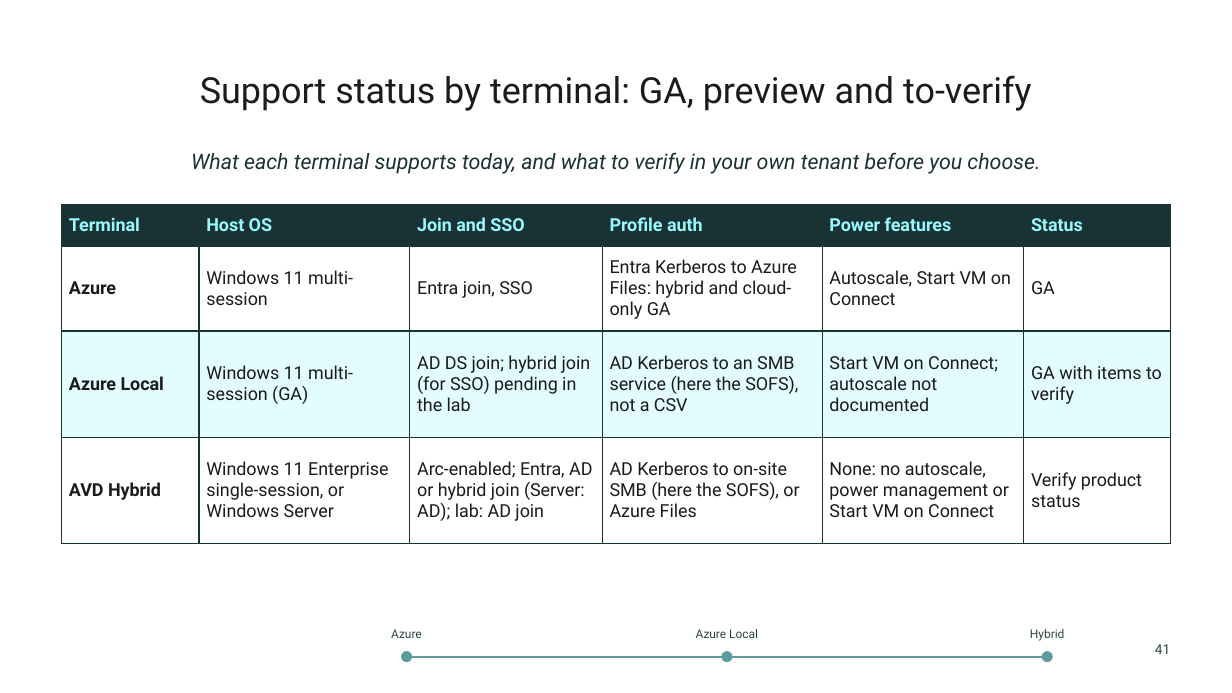
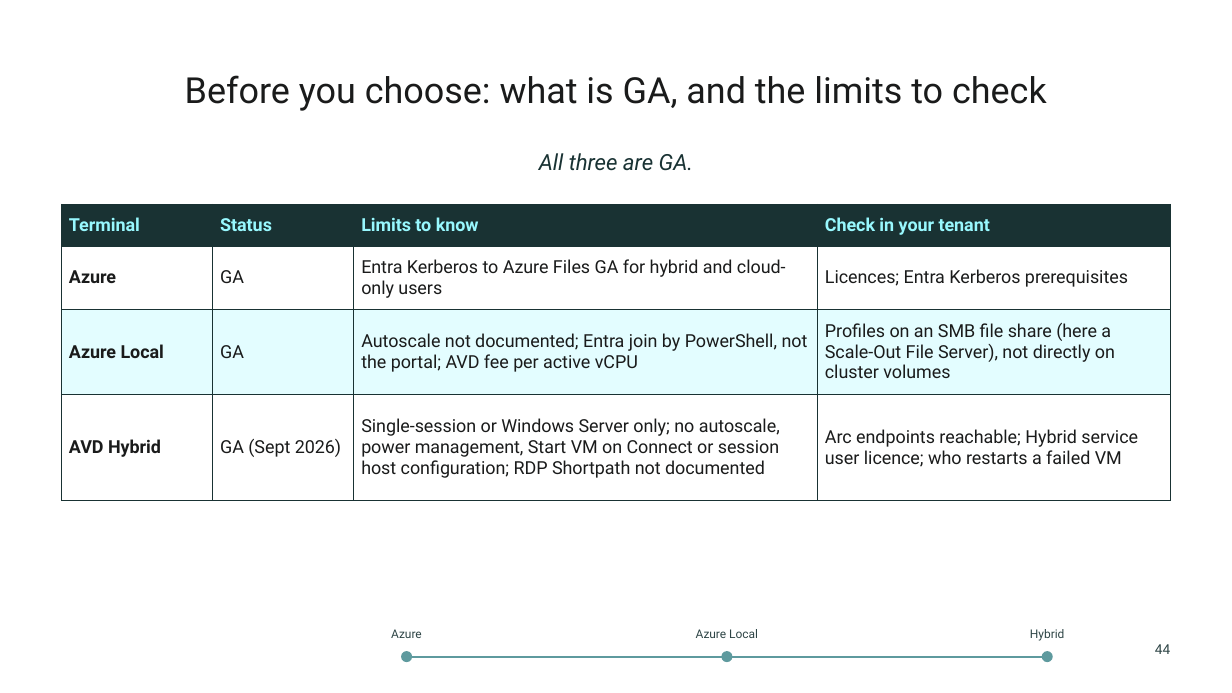
Before and after one commit to thisismydemo/nic2026_avd, a slide deck: slide 44 of presentation/AVD_Anywhere_NIC2026.pptx (slide 41 before the commit). Drawn at 1232x693 pixels with LibreOffice and Linux fonts; fonts in the diff are those of the drawing; background and template pictures are left out. Boxes give left, top, right and bottom in pixels: in the first picture for what was removed or moved away, otherwise in the second. Text is boxed around its words. In the diff, an @@ line names an element or a change of style, - is before the commit and + after.

```diff
--- a/presentation/AVD_Anywhere_NIC2026.pptx
+++ b/presentation/AVD_Anywhere_NIC2026.pptx
@@ title at (185, 75, 1047, 111): text changed @@
-Support status by terminal: GA, preview and to-verify
+Before you choose: what is GA, and the limits to check
@@ text at (539, 153, 693, 171): text changed; size 12.5 to 13 pt @@
-What each terminal supports today, and what to verify in your own tenant before you choose.
+All three are GA.
@@ table at (62, 205, 1170, 500) @@
-column 2: Host OS | Windows 11 multi-session | Windows 11 multi-session (GA) | Windows 11 Enterprise single-session, or Windows Server
-column 3: Join and SSO | Entra join, SSO | AD DS join; hybrid join (for SSO) pending in the lab | Arc-enabled; Entra, AD or hybrid join (Server: AD); lab: AD join
-column 4: Profile auth | Entra Kerberos to Azure Files: hybrid and cloud-only GA | AD Kerberos to an SMB service (here the SOFS), not a CSV | AD Kerberos to on-site SMB (here the SOFS), or Azure Files
-column 5: Power features | Autoscale, Start VM on Connect | Start VM on Connect; autoscale not documented | None: no autoscale, power management or Start VM on Connect
-column 6: Status | GA | GA with items to verify | Verify product status
+column 2: Status | GA | GA | GA (Sept 2026)
+column 3: Limits to know | Entra Kerberos to Azure Files GA for hybrid and cloud-only users | Autoscale not documented; Entra join by PowerShell, not the portal; AVD fee per active vCPU | Single-session or Windows Server only; no autoscale, power management, Start VM on Connect or session host configuration; RDP Shortpath not documented
+column 4: Check in your tenant | Licences; Entra Kerberos prerequisites | Profiles on an SMB file share (here a Scale-Out File Server), not directly on cluster volumes | Arc endpoints reachable; Hybrid service user licence; who restarts a failed VM
@@ text at (1155, 644, 1170, 654): text changed @@
-41
+44
```
Also in this commit, not shown: 37 other slides changed, 5 slides added, 2 slides removed.
